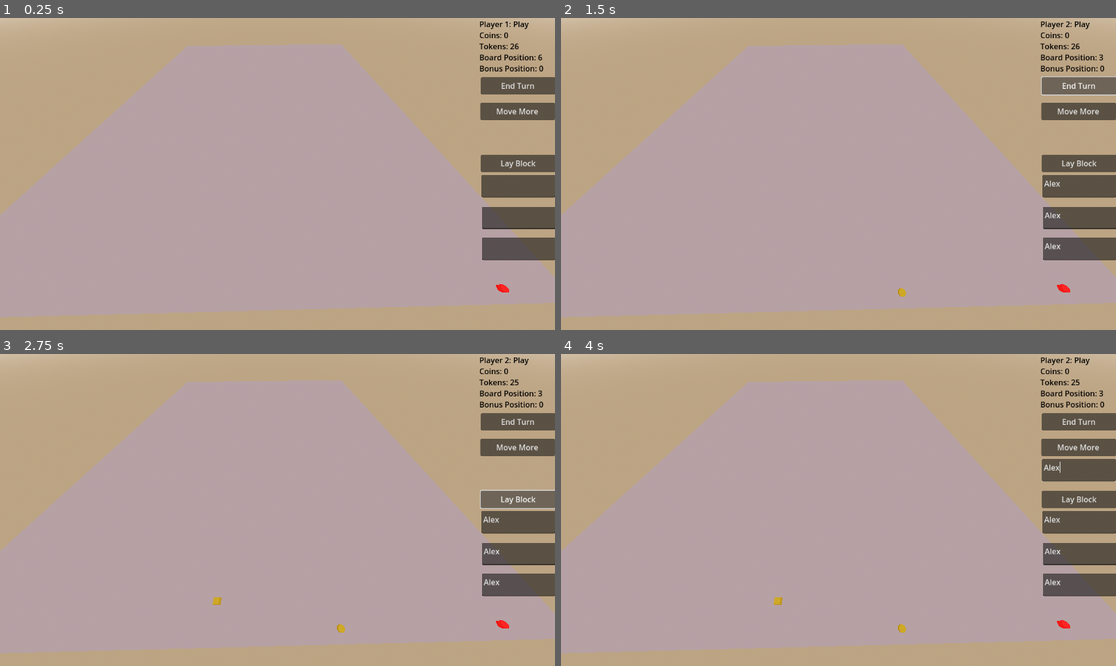
Above: before the commit, frames 1-4 (two rows, left to right).
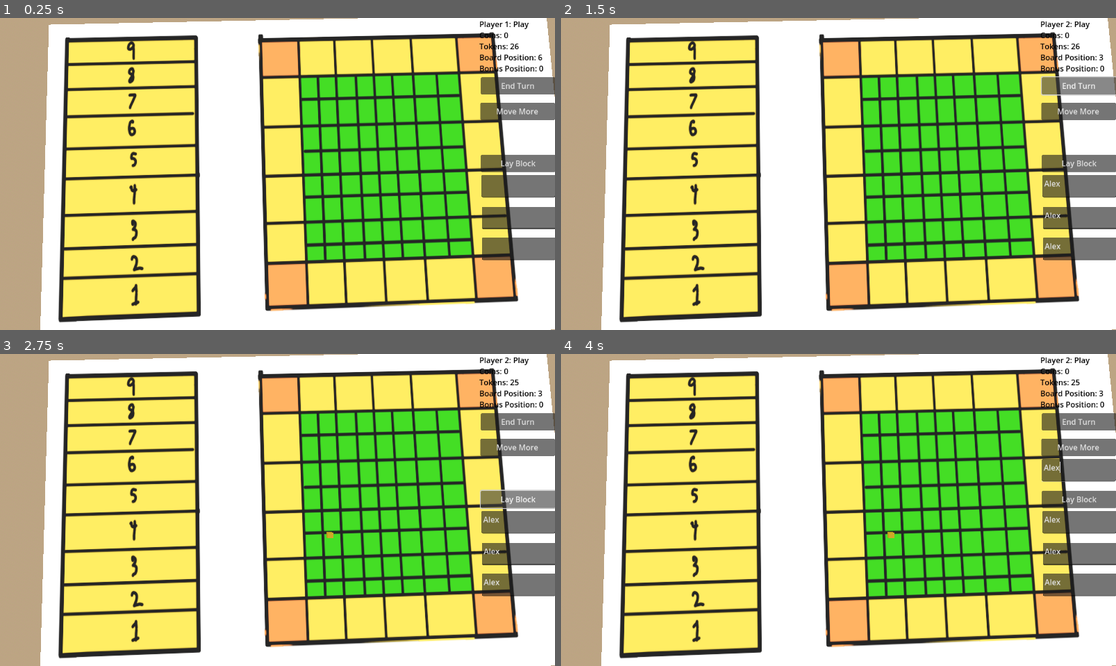
Above: after the commit, the same moments.

Repository: internot169/CasaGrande
Game: Godot game, scene res://main.tscn
Same seed, same stepped clock (60 frames per second), same inputs: the game is played once before the commit and once after it.
Inputs (mouse positions are in pixels of both pictures, inside the frame that each line leads up to):
- Up to frame 1 (0.25 s): no input
- Up to frame 2 (1.5 s): click (1077, 186) at 0.52 s; type "Alex" at 0.6 s; click (1077, 217) at 0.75 s; type "Alex" at 0.83 s; click (1077, 248) at 0.98 s; type "Alex" at 1.07 s; click "End Turn" at 1.25 s
- Up to frame 3 (2.75 s): click "Lay Block" at 2 s
- Up to frame 4 (4 s): click "Move More" at 2.75 s; click (1077, 469) at 3.52 s; type "Alex" at 3.6 s

The runs differ from the first frame. In frame 1, 94% of the frame differs, in the area x 0-100%, y 0-100%; in frame 2, 94%; in frame 3, 94%; in frame 4, 94%.

Commit message:
Create board.png and map token positions

Diff:
--- a/CasaGrande/board.tscn
+++ b/CasaGrande/board.tscn
@@ -1,89 +1,88 @@
-[gd_scene load_steps=4 format=3 uid="uid://b3q7fd0edg78"]
+[gd_scene load_steps=5 format=3 uid="uid://b3q7fd0edg78"]
 
 [ext_resource type="Script" path="res://board.gd" id="1_dva3j"]
+[ext_resource type="Texture2D" uid="uid://by0xih05e1by2" path="res://Board.png" id="2_juilx"]
 
-[sub_resource type="BoxMesh" id="BoxMesh_tvk7r"]
+[sub_resource type="StandardMaterial3D" id="StandardMaterial3D_61btf"]
+albedo_texture = ExtResource("2_juilx")
 
-[sub_resource type="StandardMaterial3D" id="StandardMaterial3D_jyypq"]
-transparency = 1
-albedo_color = Color(0.462745, 0.427451, 0.933333, 0.2)
+[sub_resource type="PlaneMesh" id="PlaneMesh_ejcem"]
 
 [node name="Board" type="Node3D"]
 transform = Transform3D(1, 0, 0, 0, 1, 0, 0, 0, 0.163033, 0, 0, 63.3767)
 script = ExtResource("1_dva3j")
-positions = [NodePath("Positions/Position1"), NodePath("Posi …(582 unchanged characters)… on19"), NodePath("Positions/Position20"), NodePath("Positions/Position21")]
+positions = [NodePath("Positions/Position1"), NodePath("Posi …(582 unchanged characters)… on19"), NodePath("Positions/Position20")]
 
 [node name="SpotLight3D" type="SpotLight3D" parent="."]
 transform = Transform3D(1, -1.04029e-10, -4.54725e-18, 0, -4.37114e-08, 1, -1.04029e-10, -1, -4.37114e-08, -0.008, 7.976, 0)
 light_size = 0.996
 spot_angle = 73.125
 
-[node name="MeshInstance3D" type="MeshInstance3D" parent="."]
-transform = Transform3D(100, -2.98023e-08, 1.05879e-20, 2.98023e-06, 1, -3.55271e-13, -7.88861e-29, 4.44089e-16, 800, 0, 3.8147e-06, -5.68434e-14)
-mesh = SubResource("BoxMesh_tvk7r")
-surface_material_override/0 = SubResource("StandardMaterial3D_jyypq")
+[node name="MeshInstance3D2" type="MeshInstance3D" parent="."]
+transform = Transform3D(49.6266, -2.98023e-08, 2.4835e-21, 1.47899e-06, 0.999999, -8.33324e-14, 7.8297e-29, 4.44089e-16, 187.648, 0, 0.6, -395.157)
+material_override = SubResource("StandardMaterial3D_61btf")
+mesh = SubResource("PlaneMesh_ejcem")
+skeleton = NodePath("")
 
 [node name="Positions" type="Node3D" parent="."]
+transform = Transform3D(1, 0, 0, 0, 1, 0, 0, 0, 0.680856, 0, 0.7, -401.784)
 
 [node name="Position1" type="Node3D" parent="Positions"]
-transform = Transform3D(1, 0, 0, 0, 1, 0, 0, 0, 1, -40.1069, 0.5, 0)
+transform = Transform3D(1, 0, 0, 0, 1, 0, 0, 0, 1, -5.13533, 0.5, -191.075)
 
 [node name="Position2" type="Node3D" parent="Positions"]
-transform = Transform3D(1, 0, 0, 0, 1, 0, 0, 0, 1, -32.1278, 0.5, 0)
+transform = Transform3D(1, 0, 0, 0, 1, 0, 0, 0, 1, 2.28166, 0.5, -200.016)
 
 [node name="Position3" type="Node3D" parent="Positions"]
-transform = Transform3D(1, 0, 0, 0, 1, 0, 0, 0, 1, -24.0478, 0.5, 0)
+transform = Transform3D(1, 0, 0, 0, 1, 0, 0, 0, 1, 9.53898, 0.5, -208.111)
 
 [node name="Position4" type="Node3D" parent="Positions"]
-transform = Transform3D(1, 0, 0, 0, 1, 0, 0, 0, 1, -15.3906, 0.5, 0)
+transform = Transform3D(1, 0, 0, 0, 1, 0, 0, 0, 1, 17.0165, 0.5, -195.798)
 
 [node name="Position5" type="Node3D" parent="Positions"]
-transform = Transform3D(1, 0, 0, 0, 1, 0, 0, 0, 1, 0, 0.5, 0)
+transform = Transform3D(1, 0, 0, 0, 1, 0, 0, 0, 1, 26.4109, 0.5, -203.351)
 
 [node name="Position6" type="Node3D" parent="Positions"]
-transform = Transform3D(1, 0, 0, 0, 1, 0, 0, 0, 1, 7.88767, 0.5, 0)
+transform = Transform3D(1, 0, 0, 0, 1, 0, 0, 0, 1, 35.303, 0.5, -211.94)
 
 [node name="Position7" type="Node3D" parent="Positions"]
-transform = Transform3D(1, 0, 0, 0, 1, 0, 0, 0, 1, 7.88769, 0.5, 7.98383)
+transform = Transform3D(1, 0, 0, 0, 1, 0, 0, 0, 1, 34.2989, 0.5, -121.217)
 
 [node name="Position8" type="Node3D" parent="Positions"]
-transform = Transform3D(1, 0, 0, 0, 1, 0, 0, 0, 1, 8.24274, 0.5, 16.1802)
+transform = Transform3D(1, 0, 0, 0, 1, 0, 0, 0, 1, 33.9458, 0.5, -32.9318)
 
 [node name="Position9" type="Node3D" parent="Positions"]
-transform = Transform3D(1, 0, 0, 0, 1, 0, 0, 0, 1, 8.70067, 0.5, 23.8123)
+transform = Transform3D(1, 0, 0, 0, 1, 0, 0, 0, 1, 34.371, 0.5, 40.7143)
 
 [node name="Position10" type="Node3D" parent="Positions"]
-transform = Transform3D(1, 0, 0, 0, 1, 0, 0, 0, 1, 7.63216, 0.5, 32.2077)
+transform = Transform3D(1, 0, 0, 0, 1, 0, 0, 0, 1, 35.3963, 0.5, 118.553)
 
 [node name="Position11" type="Node3D" parent="Positions"]
-transform = Transform3D(1, 0, 0, 0, 1, 0, 0, 0, 1, 8.0901, 0.5, 39.6872)
+transform = Transform3D(1, 0, 0, 0, 1, 0, 0, 0, 1, 35.0637, 0.5, 184.989)
 
 [node name="Position12" type="Node3D" parent="Positions"]
-transform = Transform3D(1, 0, 0, 0, 1, 0, 0, 0, 1, 0, 0.5, 39.6873)
+transform = Transform3D(1, 0, 0, 0, 1, 0, 0, 0, 1, 26.4809, 0.5, 186.087)
 
 [node name="Position13" type="Node3D" parent="Positions"]
-transform = Transform3D(1, 0, 0, 0, 1, 0, 0, 0, 1, -7.78481, 0.5, 39.8399)
+transform = Transform3D(1, 0, 0, 0, 1, 0, 0, 0, 1, 17.6174, 0.5, 180.888)
 
 [node name="Position14" type="Node3D" parent="Positions"]
-transform = Transform3D(1, 0, 0, 0, 1, 0, 0, 0, 1, -15.5696, 0.5, 39.9925)
+transform = Transform3D(1, 0, 0, 0, 1, 0, 0, 0, 1, 10.8027, 0.5, 178.713)
 
 [node name="Position15" type="Node3D" parent="Positions"]
-transform = Transform3D(1, 0, 0, 0, 1, 0, 0, 0, 1, -24.1176, 0.5, 40.1452)
+transform = Transform3D(1, 0, 0, 0, 1, 0, 0, 0, 1, 2.94075, 0.500002, 190.525)
 
 [node name="Position16" type="Node3D" parent="Positions"]
-transform = Transform3D(1, 0, 0, 0, 1, 0, 0, 0, 1, -32.0551, 0.5, 39.9925)
+transform = Transform3D(1, 0, 0, 0, 1, 0, 0, 0, 1, -4.58679, 0.499998, 188.613)
 
 [node name="Position17" type="Node3D" parent="Positions"]
-transform = Transform3D(1, 0, 0, 0, 1, 0, 0, 0, 1, -40.1452, 0.5, 39.9925)
+transform = Transform3D(1, 0, 0, 0, 1, 0, 0, 0, 1, -5.06657, 0.5, 117.258)
 
 [node name="Position18" type="Node3D" parent="Positions"]
-transform = Transform3D(1, 0, 0, 0, 1, 0, 0, 0, 1, -39.9925, 0.5, 31.9024)
+transform = Transform3D(1, 0, 0, 0, 1, 0, 0, 0, 1, -5.31261, 0.500004, 39.5394)
 
 [node name="Position19" type="Node3D" parent="Positions"]
-transform = Transform3D(1, 0, 0, 0, 1, 0, 0, 0, 1, -40.2978, 0.5, 23.965)
+transform = Transform3D(1, 0, 0, 0, 1, 0, 0, 0, 1, -5.15252, 0.5, -37.2402)
 
 [node name="Position20" type="Node3D" parent="Positions"]
-transform = Transform3D(1, 0, 0, 0, 1, 0, 0, 0, 1, -40.1452, 0.5, 16.1802)
-
-[node name="Position21" type="Node3D" parent="Positions"]
-transform = Transform3D(1, 0, 0, 0, 1, 0, 0, 0, 1, -40.1452, 0.5, 7.78482)
+transform = Transform3D(1, 0, 0, 0, 1, 0, 0, 0, 1, -4.89924, 0.5, -110.99)
--- a/CasaGrande/main.tscn
+++ b/CasaGrande/main.tscn
@@ -29,7 +29,7 @@
 players = [NodePath("../Token"), NodePath("../Token2"), NodePath("../Token3"), NodePath("../Token4")]
 
 [node name="Token" parent="." instance=ExtResource("3_81pnq")]
-transform = Transform3D(1, 0, 0, 0, 1, 0, 0, 0, 1, 2.30012, 0.5, 0)
+transform = Transform3D(1, 0, 0, 0, 1, 0, 0, 0, 1, 2.3, 1, 0)
 new_color = Color(0.239216, 0.635294, 0, 1)
 
 [node name="Token2" parent="." instance=ExtResource("3_81pnq")]
@@ -47,7 +47,7 @@
 transform = Transform3D(1, 0, 0, 0, 1, 0, 0, 0, 1, 0, 0, 2.34362)
 
 [node name="Camera3D" type="Camera3D" parent="CameraHolder"]
-transform = Transform3D(-0.999796, -0.0181126, 0.00890991, -0.00388282, 0.605728, 0.795662, -0.0198085, 0.795466, -0.605675, -5.94538, 30.392, -2.1832)
+transform = Transform3D(0.999518, 0.0296021, -0.00935947, 0.00819267, 0.039295, 0.999194, 0.029946, -0.998789, 0.0390336, -5.94538, 30.392, -2.1832)
 environment = SubResource("Environment_4gfpa")
 attributes = SubResource("CameraAttributesPractical_tasdl")
 fov = 90.0
Binary file added: CasaGrande/Board.png
Not shown, added: CasaGrande/Board.png.import
Not shown, added: CasaGrande/Board.psd
